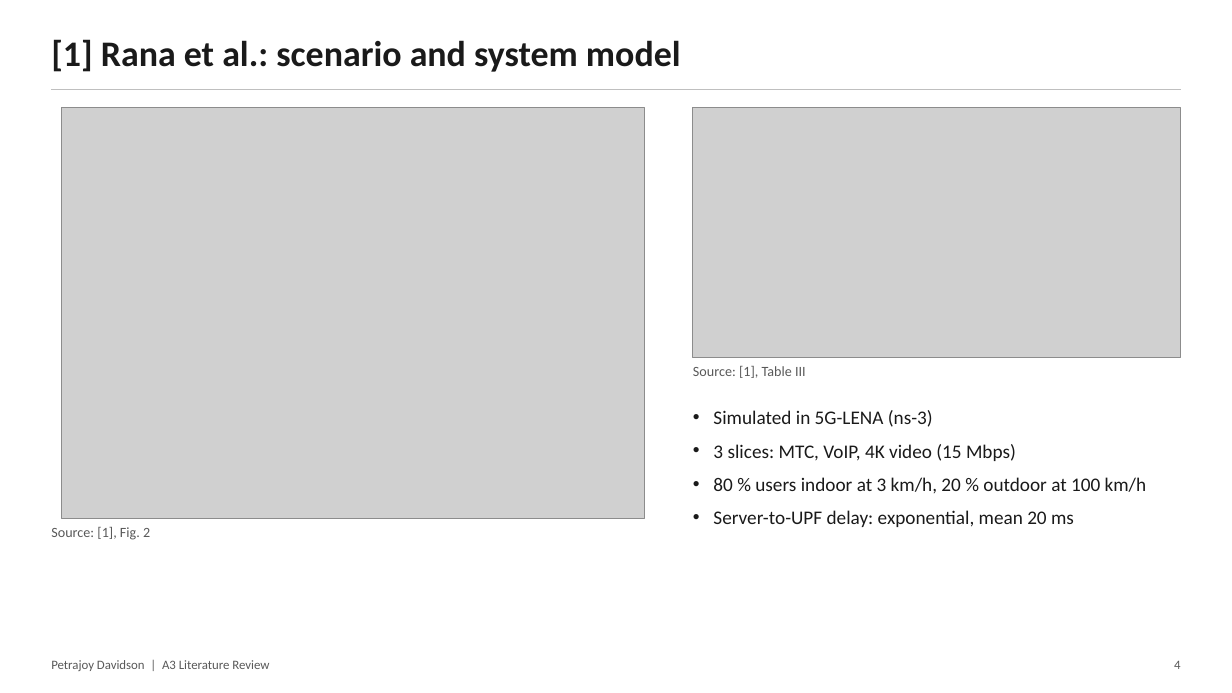
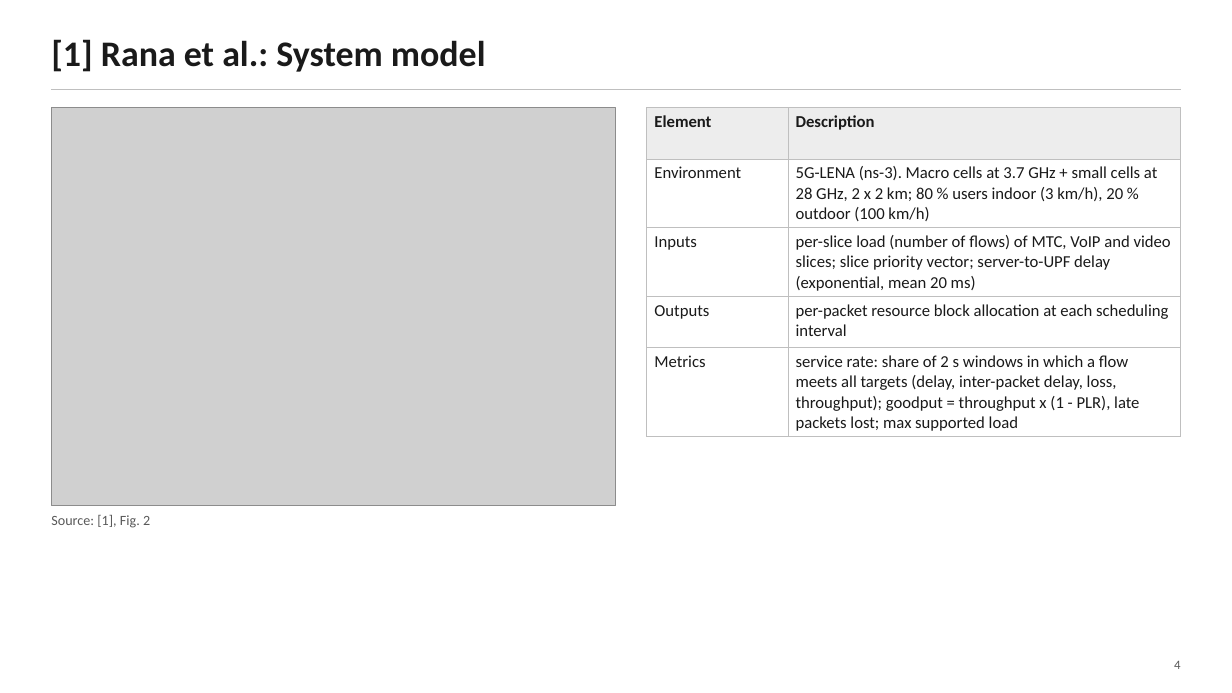
Before and after one commit to petrajoyd/MWN-2026-M11502803-Petrajoy-Davidson, a slide deck: slide 4 of A3-literature-review/presentation/A3-literature-review.pptx. Drawn at 1232x693 pixels with LibreOffice and Linux fonts; fonts in the diff are those of the drawing; grey boxes stand for pictures. Boxes give left, top, right and bottom in pixels: in the first picture for what was removed or moved away, otherwise in the second. Text is boxed around its words. In the diff, an @@ line names an element or a change of style, - is before the commit and + after.

```diff
--- a/A3-literature-review/presentation/A3-literature-review.pptx
+++ b/A3-literature-review/presentation/A3-literature-review.pptx
@@ text at [51, 39, 486, 72]: text changed @@
-[1] Rana et al.: scenario and system model
+[1] Rana et al.: System model
@@ picture: place and size @@
-picture at [62, 108, 644, 518]
+picture at [52, 108, 616, 506]
@@ table added at [647, 108, 1181, 435], 5 rows, 2 columns @@
+Element | Description
+Environment | 5G-LENA (ns-3). Macro cells at 3.7 GHz + small cells at 28 GHz, 2 x 2 km; 80 % users indoor (3 km/h), 20 % outdoor (100 km/h)
+Inputs | per-slice load (number of flows) of MTC, VoIP and video slices; slice priority vector; server-to-UPF delay (exponential, mean 20 ms)
+Outputs | per-packet resource block allocation at each scheduling interval
+Metrics | service rate: share of 2 s windows in which a flow meets all targets (delay, inter-packet delay, loss, throughput); goodput = throughput x (1 - PLR), late packets lost; max supported load
@@ picture removed at [693, 108, 1181, 358] @@
@@ text removed at [693, 366, 806, 378] @@
-Source: [1], Table III
@@ text removed at [713, 410, 1147, 527] @@
-• Simulated in 5G-LENA (ns-3)
-• 3 slices: MTC, VoIP, 4K video (15 Mbps)
-• 80 % users indoor at 3 km/h, 20 % outdoor at 100 km/h
-• Server-to-UPF delay: exponential, mean 20 ms
@@ text "Source: [1], Fig. 2": place and size @@
-text "Source: [1], Fig. 2" at [51, 527, 150, 540]
+text "Source: [1], Fig. 2" at [51, 515, 150, 528]
@@ text removed at [51, 660, 269, 671] @@
-Petrajoy Davidson | A3 Literature Review
```
Also in this commit, not shown: 3 other slides changed, 8 slides added, 7 slides removed, 8 other files.
